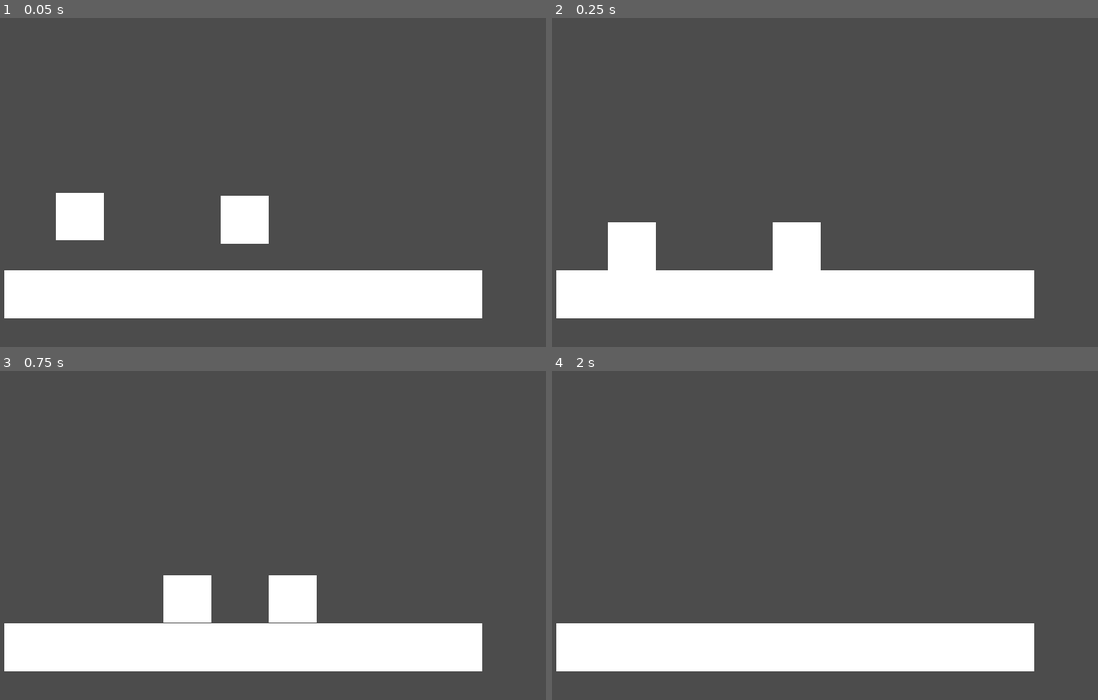
Above: before the commit, frames 1-4 (two rows, left to right).
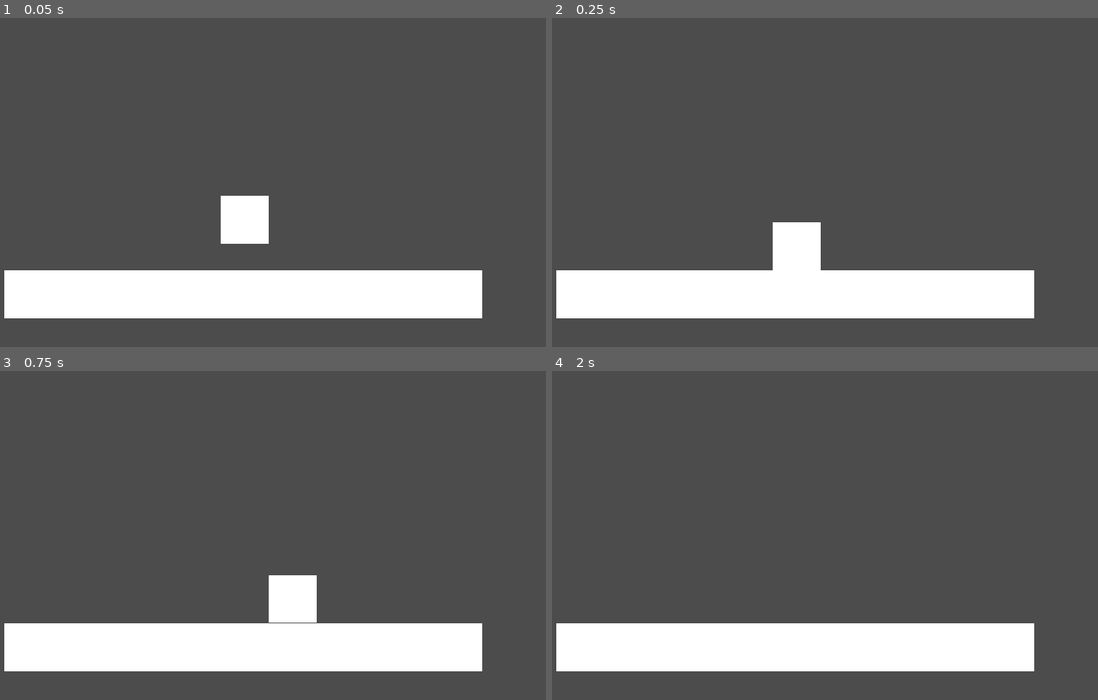
Above: after the commit, the same moments.

Repository: SpookyBois-UTD/Untitled-Skeleton-Game
Game: Godot game, scene res://Scenes/Test.tscn
Two runs of this game, one before a commit and one after it. Both use one fixed random seed, a clock stepped at 60 frames per second and the inputs below. This scene is started directly instead of the project's main scene.
Inputs:
- Up to frame 1 (0.05 s): no input
- Up to frame 2 (0.25 s): no input
- Up to frame 3 (0.75 s): tap Enter at 0.5 s; hold D (player_right) from 0.53 s (still down); hold Shift (player_run) from 0.53 s (still down)
- Up to frame 4 (2 s): keep holding D (player_right); tap Space (player_jump) at 0.77, 1.52 s; release Shift (player_run) at 1.28 s; tap Shift (player_run) at 1.35 s

The runs differ from the first frame. In frame 1, 1.3% of the frame differs, in the area x 10-20%, y 53-68%; in frame 2, 1.3%, in the area x 10-20%, y 62-77%; in frame 3, 1.3%; in frame 4, nothing differs.

Commit message:
Saved small misc changes

Diff:
--- a/Scenes/Test.tscn
+++ b/Scenes/Test.tscn
@@ -1,8 +1,7 @@
-[gd_scene load_steps=5 format=2]
+[gd_scene load_steps=4 format=2]
 
 [ext_resource path="res://Sprites/Block.png" type="Texture" id=1]
 [ext_resource path="res://Scenes/SkeletonOneLeg.tscn" type="PackedScene" id=2]
-[ext_resource path="res://Scenes/SkeletonTwoLeg.tscn" type="PackedScene" id=3]
 
 [sub_resource type="RectangleShape2D" id=1]
 extents = Vector2( 199.482, 20.5189 )
@@ -23,8 +22,3 @@
 [node name="Sprite" type="Sprite" parent="StaticBody2D"]
 scale = Vector2( 10, 1 )
 texture = ExtResource( 1 )
-
-[node name="SkeletonOneLeg2" parent="." instance=ExtResource( 3 )]
-position = Vector2( -137, -67 )
-gravity = 1000
-jump_power = -600
